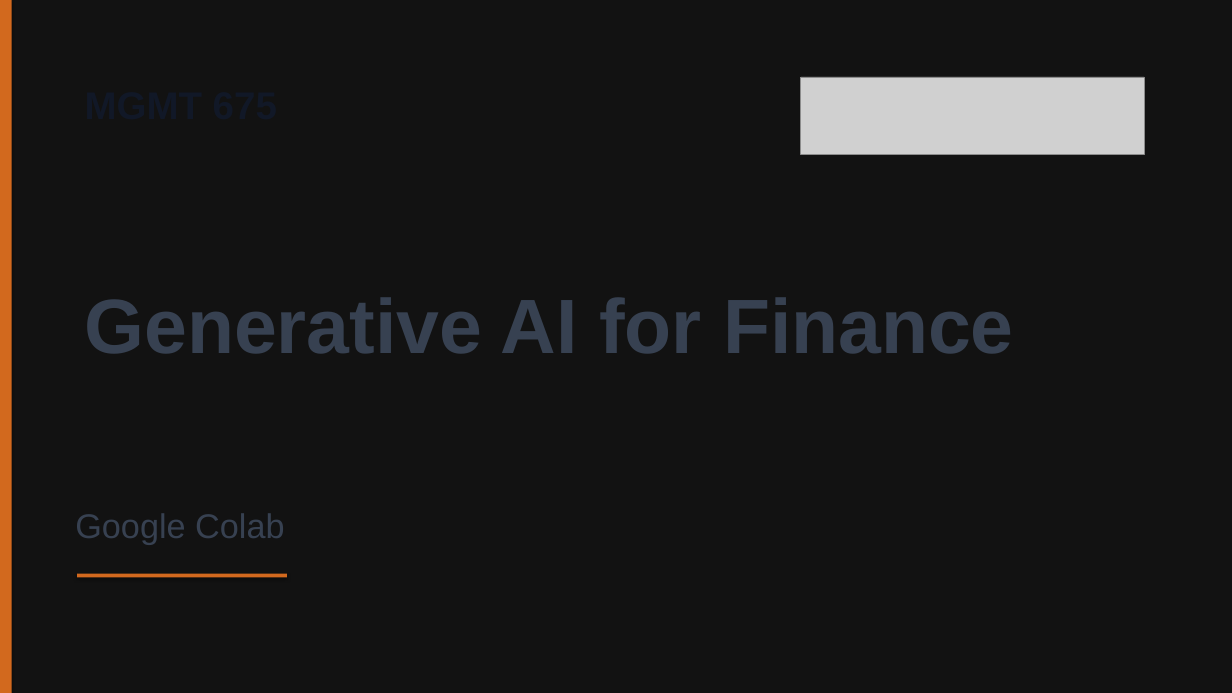
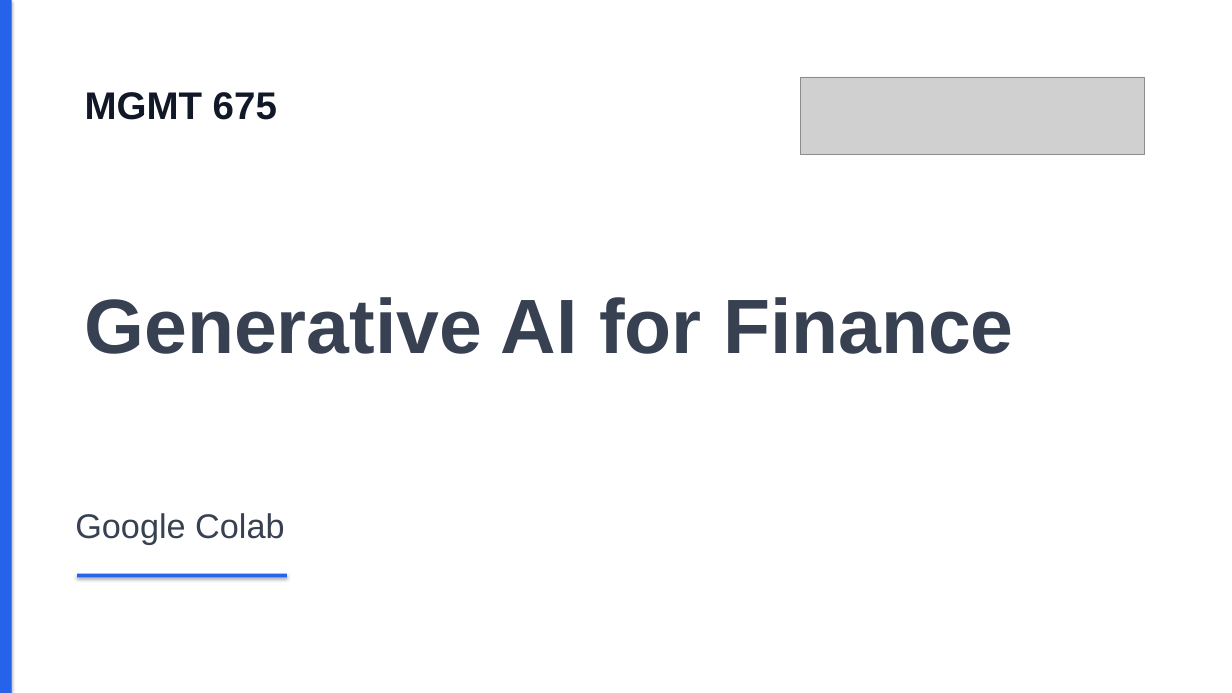
Before and after one commit to kerryback/mgmt675, a slide deck: slide 1 of colab.pptx. Drawn at 1232x693 pixels with LibreOffice and Linux fonts; fonts in the diff are those of the drawing; grey boxes stand for pictures. Boxes give left, top, right and bottom in pixels: in the first picture for what was removed or moved away, otherwise in the second. Text is boxed around its words. In the diff, an @@ line names an element or a change of style, - is before the commit and + after.

```diff
--- a/colab.pptx
+++ b/colab.pptx
@@ rectangle at (0,0,12,693): fill #D2691E to #2563EB @@
@@ rectangle at (1,0,1232,693): fill #121212 to #FFFFFF @@
@@ text added at (85,92,277,120), 36 pt, text #111827, bold @@
+MGMT 675
@@ rectangle at (77,574,287,578): fill #D2691E to #2563EB @@
```
Also in this commit, not shown: 27 other slides changed, 1 other file.
